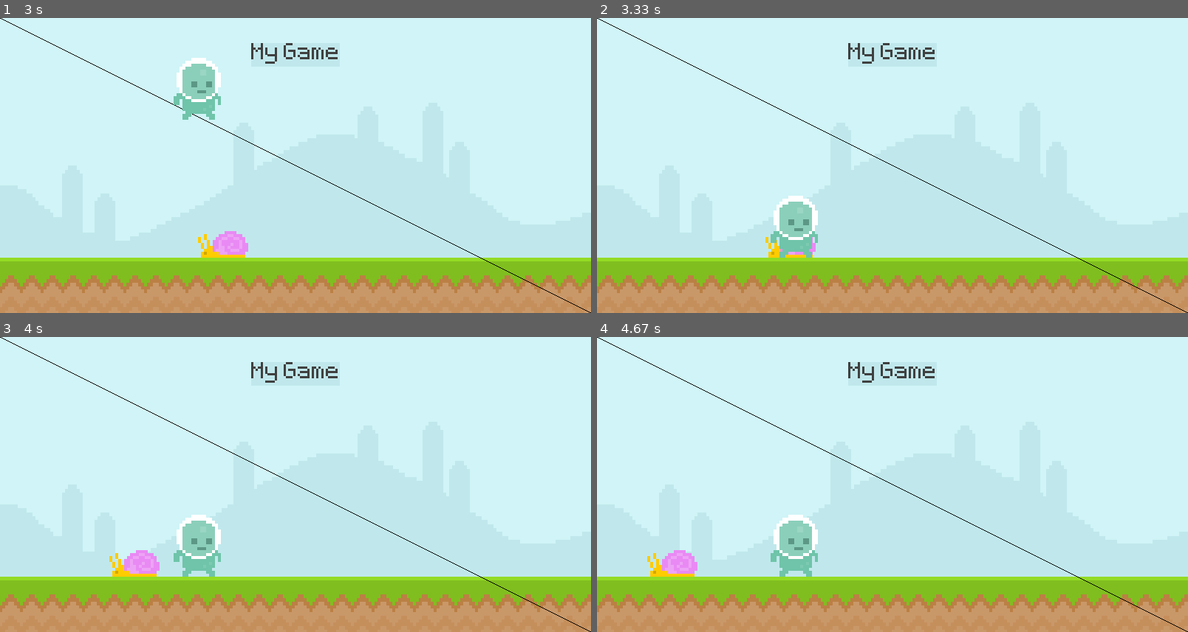
Above: before the commit, frames 1-4 (two rows, left to right).
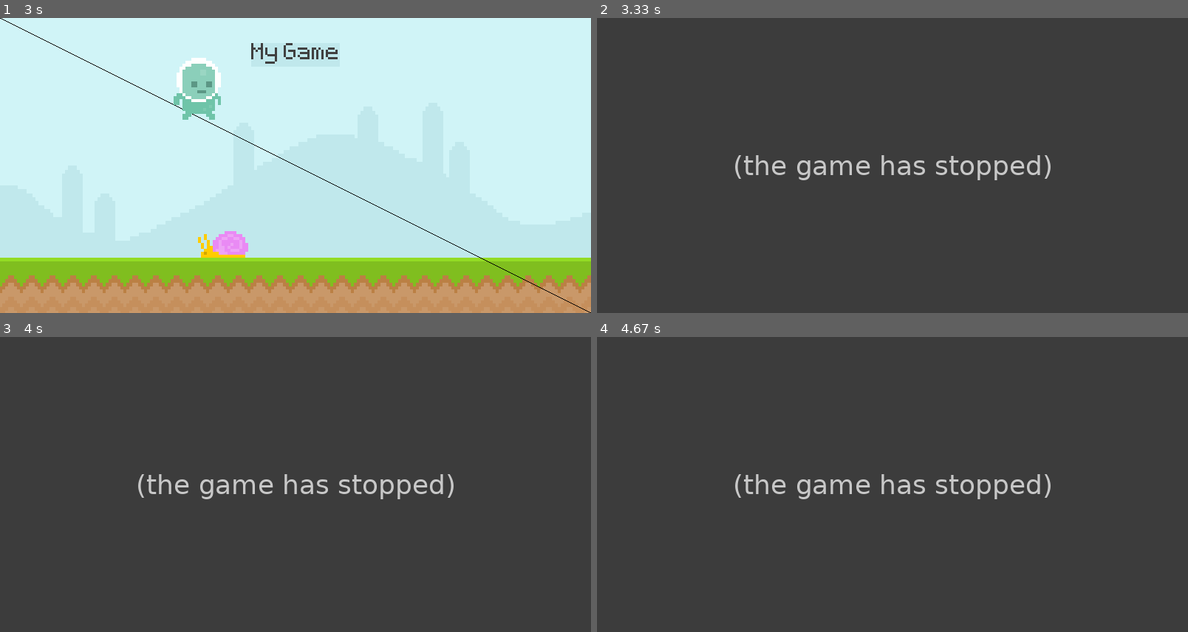
Above: after the commit, the same moments.

Repository: the-nostromo-1/pygame_testing
Game: pygame game, started from pygame_yt_intro_v2.py
Two runs of this game, one before a commit and one after it. Both use one fixed random seed, a clock stepped at 60 frames per second and the inputs below.
Inputs:
- Up to frame 1 (3 s): tap Space at 0.33, 0.73, 1.03, 1.57, 1.87, 2.63 s
- Up to frame 2 (3.33 s): no input
- Up to frame 3 (4 s): no input
- Up to frame 4 (4.67 s): no input

Frame 1 is identical in both runs. In frame 2, 100% of the frame differs, in the area x 0-100%, y 0-100%; in frame 3, 100%; in frame 4, 100%.
After the commit the program exited at 3.23 s; later frames show no game.

Commit message:
pygame-ce update

Diff:
--- a/pygame_yt_intro_v2.py
+++ b/pygame_yt_intro_v2.py
@@ -17,6 +17,8 @@
 
 screen = pygame.display.set_mode((SCREEN_WIDTH, SCREEN_HEIGTH))
 clock = pygame.time.Clock()
+
+gameActive = True
 
 scoreFont = pygame.font.Font("/Users/djt/Desktop/pyGameTesting/font_assets/Pixeltype.ttf", 50)
 scoreSurface = scoreFont.render('My Game', False, (64, 64, 64))
@@ -46,32 +48,37 @@
                 # before they can jump again
                 playerGravity = -20
 
-    screen.blit(background, (0, 0))
-    screen.blit(grass, (0, 325))
-    pygame.draw.line(screen, 'Black', (0, 0), (SCREEN_WIDTH, SCREEN_HEIGTH))
-    pygame.draw.rect(screen, '#c0e8ec', scoreRect)
-    pygame.draw.rect(screen, '#c0e8ec', scoreRect, 10)
-    screen.blit(scoreSurface, scoreRect)
+    if gameActive:
+        screen.blit(background, (0, 0))
+        screen.blit(grass, (0, 325))
+        pygame.draw.line(screen, 'Black', (0, 0), (SCREEN_WIDTH, SCREEN_HEIGTH))
+        pygame.draw.rect(screen, '#c0e8ec', scoreRect)
+        pygame.draw.rect(screen, '#c0e8ec', scoreRect, 10)
+        screen.blit(scoreSurface, scoreRect)
 
-    snailRect.x -= 1.75
+        snailRect.x -= 1.75
 
-    if snailRect.right <= 0:
-        snailRect.left = SCREEN_WIDTH
+        if snailRect.right <= 0:
+            snailRect.left = SCREEN_WIDTH
 
-    screen.blit(snail, snailRect)
+        screen.blit(snail, snailRect)
 
-    # print(playerRect.left)
-    # keys = pygame.key.get_pressed()
-    # if keys[pygame.K_SPACE]:
-    #     print("jump")
+        # print(playerRect.left)
+        # keys = pygame.key.get_pressed()
+        # if keys[pygame.K_SPACE]:
+        #     print("jump")
 
-    # Player ################################################
-    playerGravity += 1
-    playerRect.y += playerGravity # simulating exponential gravity
-    if playerRect.bottom >= 325:
-        playerRect.bottom = 325
-    screen.blit(player, playerRect)
+        # Player ################################################
+        playerGravity += 1
+        playerRect.y += playerGravity # simulating exponential gravity
+        if playerRect.bottom >= 325:
+            playerRect.bottom = 325
+        screen.blit(player, playerRect)
 
+        # Collision ##############################################
+        if snailRect.colliderect(playerRect):
+            pygame.quit()
+            exit()
     # .colliderect returns '0' or '1': 0 = no collision, 1 = collision
     # if playerRect.colliderect(snailRect):
     #     print("collision")
@@ -88,8 +95,4 @@
 
 
 
-
-
-
-
 #### EOF ####
Not shown, added: .gitignore
